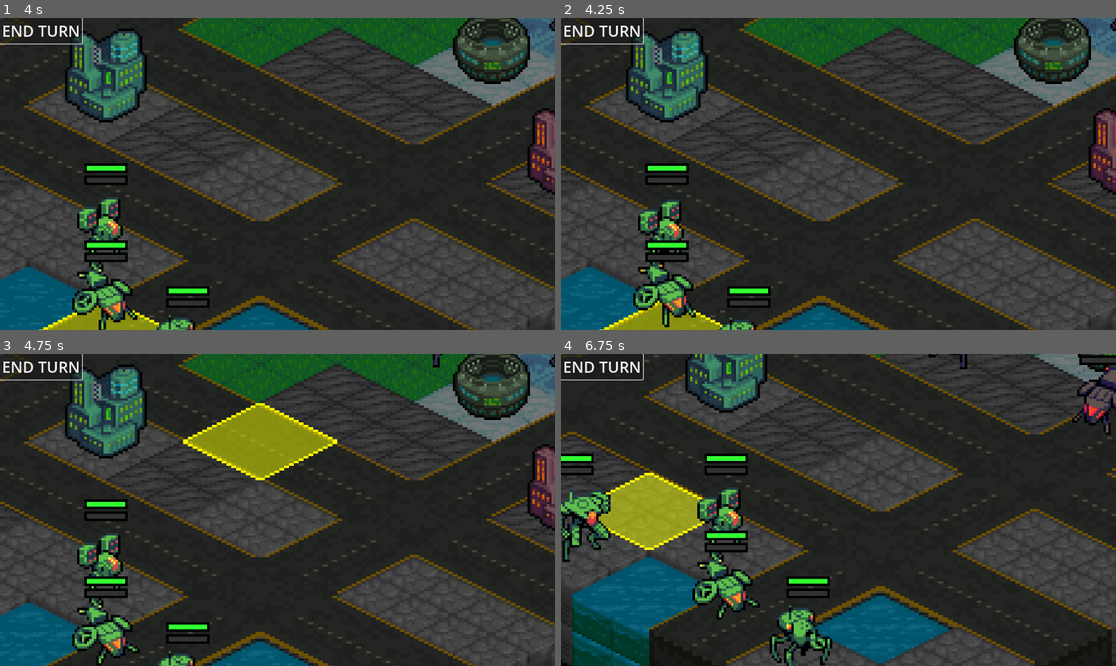
Above: before the commit, frames 1-4 (two rows, left to right).
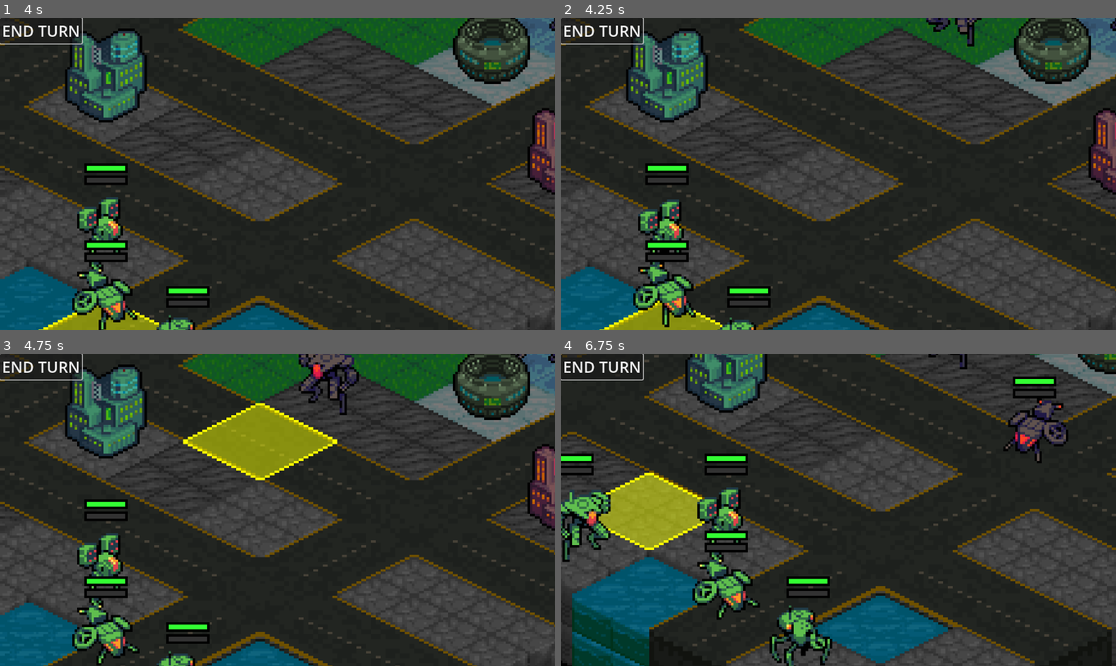
Above: after the commit, the same moments.

Repository: Tekknobot/Terrain
Game: Godot game, scene res://Scenes/Main.tscn
Two runs of this game, one before a commit and one after it. Both use one fixed random seed, a clock stepped at 60 frames per second and the inputs below.
Inputs (mouse positions are in pixels of both pictures, inside the frame that each line leads up to):
- Up to frame 1 (4 s): click "END TURN" at 0.5 s; click "END TURN" at 1.25 s; click "END TURN" at 2 s; move the mouse to (399, 158) at 2.77 s; click (399, 158) at 2.92 s; drag from (166, 189) to (122, 308) at 3.52 s
- Up to frame 2 (4.25 s): no input
- Up to frame 3 (4.75 s): move the mouse to (333, 441) at 4.27 s; click (333, 441) at 4.42 s
- Up to frame 4 (6.75 s): drag from (810, 572) to (943, 400) at 5.02 s; move the mouse to (1005, 556) at 5.77 s; click (1005, 556) at 5.92 s; drag from (672, 463) to (721, 622) at 6.52 s

Frame 1 is identical in both runs. In frame 2, 0.4% of the frame differs, in the area x 65-76%, y 0-10%; in frame 3, 1.2%; in frame 4, 2.5%, in the area x 79-100%, y 0-35%.

Commit message:
Push and destroy off map.

Diff:
--- a/Scripts/Unit.gd
+++ b/Scripts/Unit.gd
@@ -157,8 +157,23 @@
 					# Skip push logic if destination is water.
 					continue
 
+				# NEW: If the push position is off the tilemap, animate the unit being pushed off.
+				if not tilemap.is_within_bounds(push_pos):
+					var target_pos = tilemap.to_global(tilemap.map_to_local(push_pos)) + Vector2(0, Y_OFFSET)
+					var push_speed = 150.0  # Adjust push speed as desired.
+					# Animate the unit moving toward the off-map target.
+					while unit.global_position.distance_to(target_pos) > 1.0:
+						var delta = get_process_delta_time()
+						unit.global_position = unit.global_position.move_toward(target_pos, push_speed * delta)
+						await get_tree().process_frame
+					# Optionally wait a short time to let the animation complete.
+					await get_tree().create_timer(0.2).timeout
+					unit.die()
+					continue
+
+
+				# If push position is within bounds, perform push animation.
 				if tilemap.is_within_bounds(push_pos):
-					# Animate the push regardless of occupancy.
 					var target_pos = tilemap.to_global(tilemap.map_to_local(push_pos)) + Vector2(0, Y_OFFSET)
 					var push_speed = 150.0  # Adjust push speed as desired.
 					while unit.global_position.distance_to(target_pos) > 1.0:
@@ -176,20 +191,17 @@
 							for occ in occupants:
 								# If the occupant is a structure.
 								if occ.is_in_group("Structures"):
-									#spawn_explosion_at(occ.global_position)
 									var occ_sprite = occ.get_node("AnimatedSprite2D")
 									if occ_sprite:
 										occ_sprite.play("demolished")
 										occ_sprite.get_parent().modulate = Color(1, 1, 1, 1)
 								# If the occupant is another unit.
 								elif occ.is_in_group("Units"):
-									await get_tree().create_timer(0.1).timeout
+									await get_tree().create_timer(0.2).timeout
 									occ.take_damage(damage)  # Adjust damage as needed.
 									occ.shake()
 							# In either case, the pushed unit dies.
 							unit.die()
-					# Otherwise, if the tile is free and walkable (only occupied by the unit itself), do nothing extra.
-
 					# Update the AStar grid after any changes.
 					tilemap.update_astar_grid()
 
